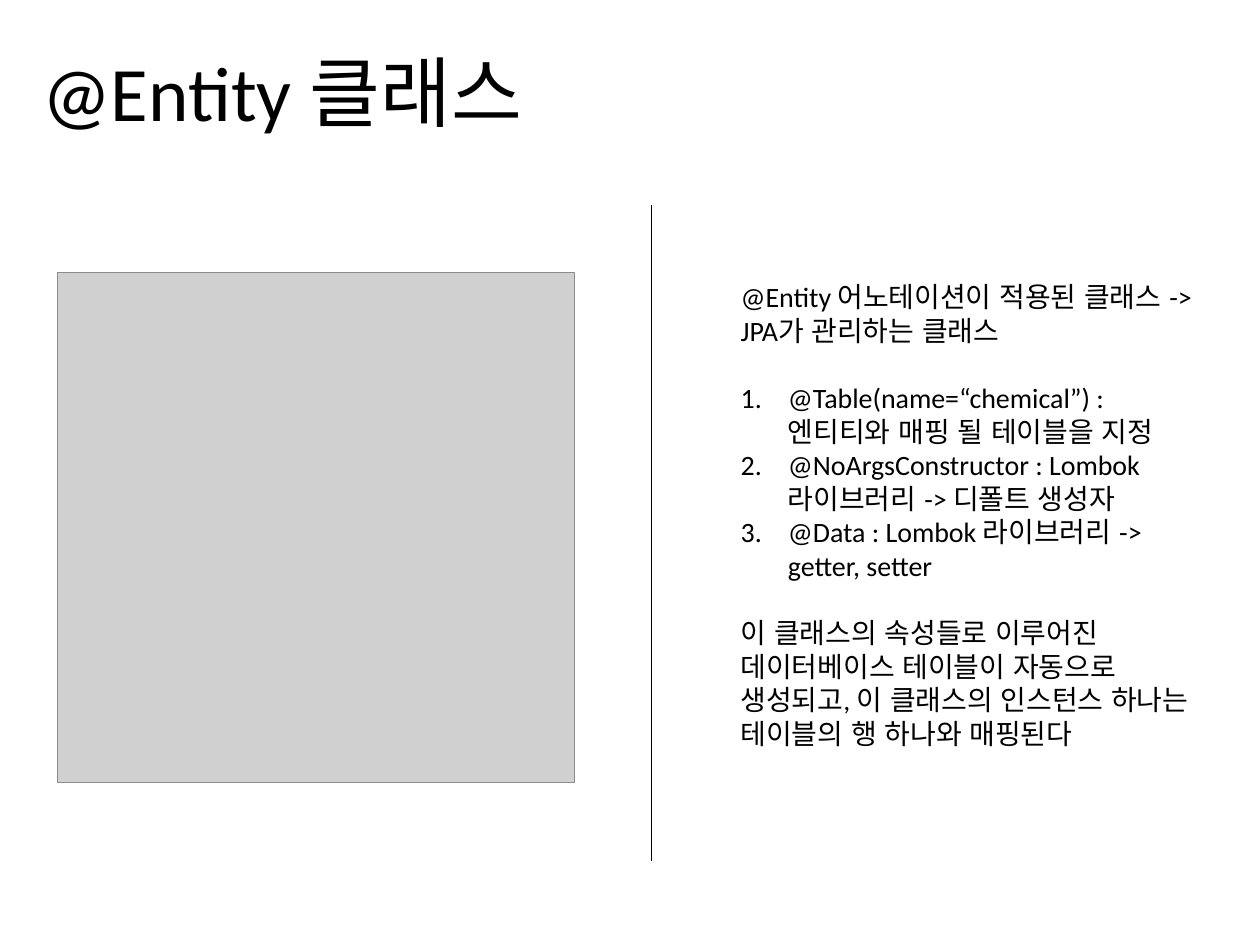
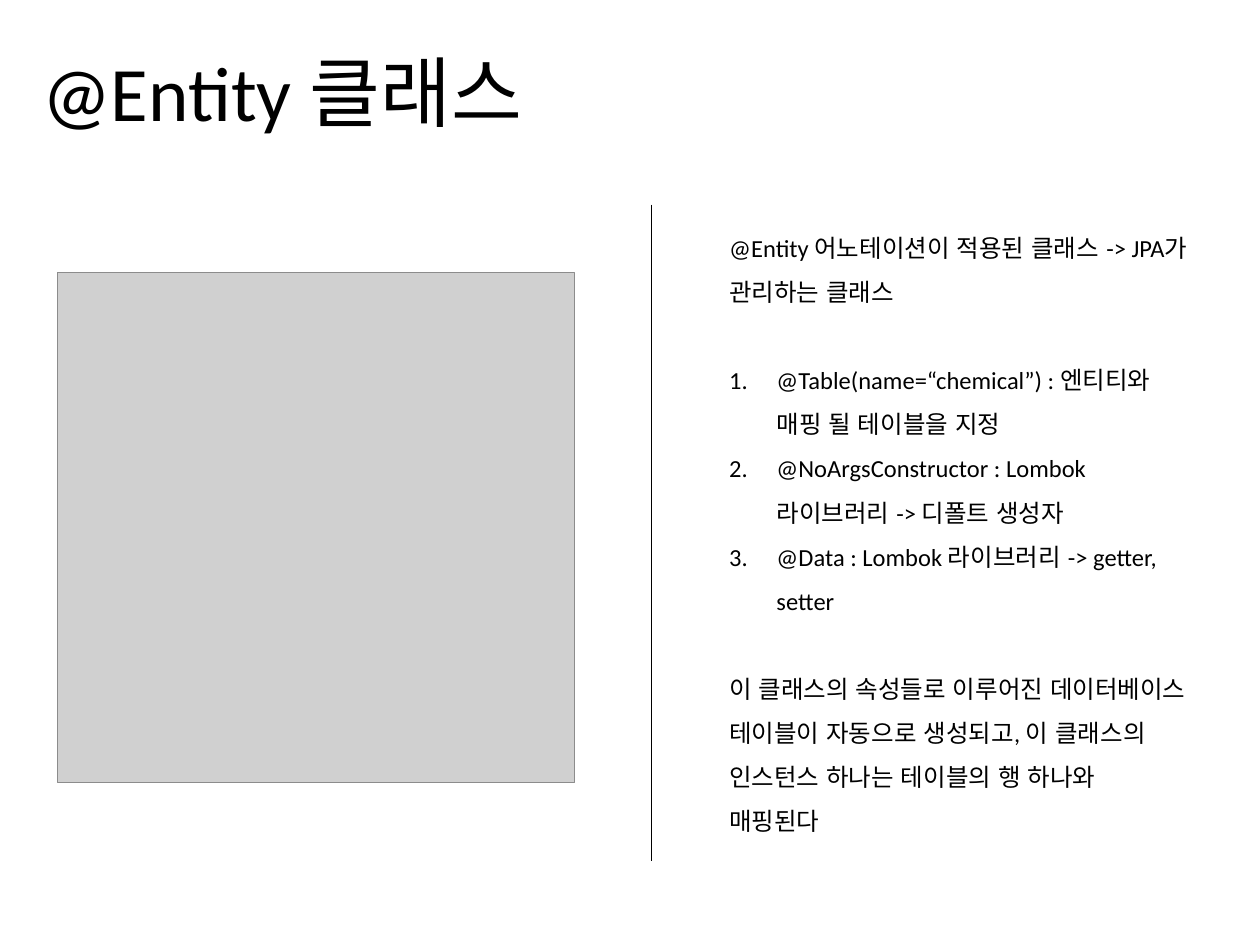
Before and after one commit to jisukim97/ChemicalManagementApplication, a slide deck: slide 4 of Document/2_Software Architect Documentation/Software Architecture Documentation 1.0.pptx. Drawn at 1260x945 pixels with LibreOffice and Linux fonts; fonts in the diff are those of the drawing; grey boxes stand for pictures. Boxes give left, top, right and bottom in pixels: in the first picture for what was removed or moved away, otherwise in the second. Text is boxed around its words. In the diff, an @@ line names an element or a change of style, - is before the commit and + after.

```diff
--- a/Document/2_Software Architect Documentation/Software Architecture Documentation 1.0.pptx
+++ b/Document/2_Software Architect Documentation/Software Architecture Documentation 1.0.pptx
@@ text "@Entity 어노테이션이 적용된 클래스 -> ...": place and size @@
-text "@Entity 어노테이션이 적용된 클래스 -> ..." at (741, 284, 1188, 747)
+text "@Entity 어노테이션이 적용된 클래스 -> ..." at (729, 236, 1188, 832)
@@ text "@Entity 어노테이션이 적용된 클래스 -> ..." at (729, 236, 1188, 832): size 16 to 14 pt; line spacing 1 to 1.5 @@
```
Also in this commit, not shown: 7 other slides changed, 2 slides added, 1 other file.
